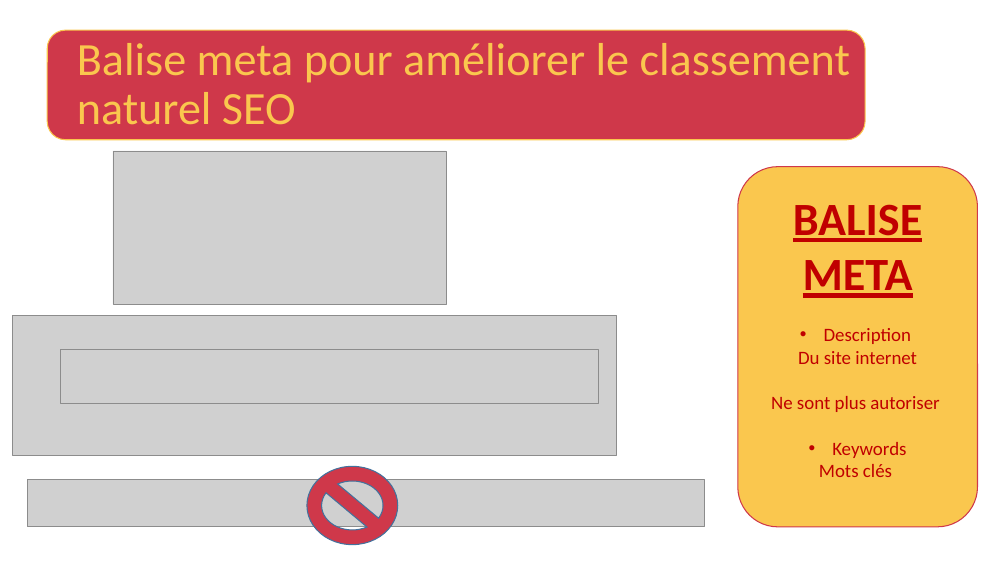
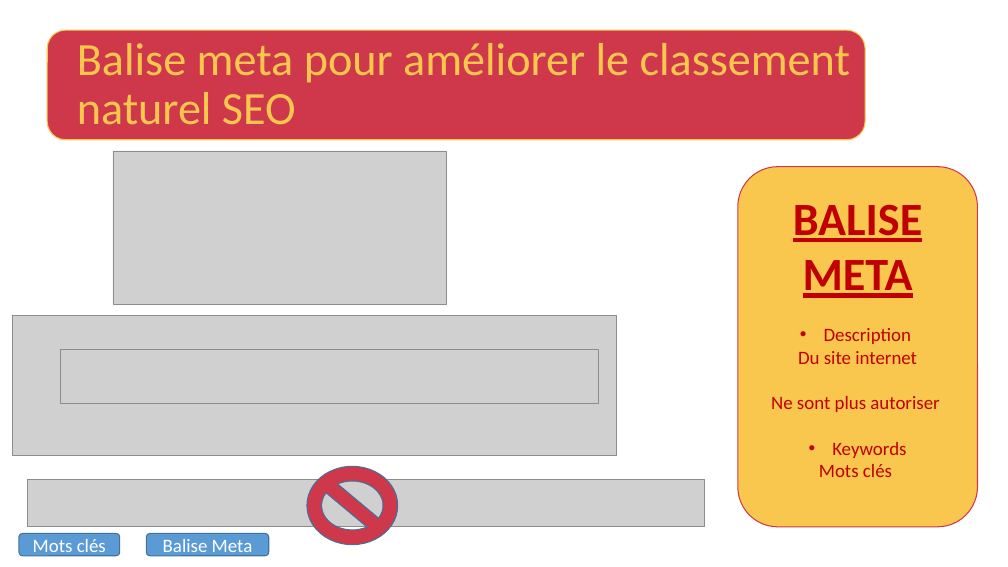
Before and after one commit to devfredgithub/CHOUETTEAGENCE, a slide deck: slide 5 of chouette agence [Enregistrement automatique].pptx (slide 13 before the commit). Drawn at 1008x567 pixels with LibreOffice and Linux fonts; fonts in the diff are those of the drawing; grey boxes stand for pictures. Boxes give left, top, right and bottom in pixels: in the first picture for what was removed or moved away, otherwise in the second. Text is boxed around its words. In the diff, an @@ line names an element or a change of style, - is before the commit and + after.

```diff
--- a/chouette agence [Enregistrement automatique].pptx
+++ b/chouette agence [Enregistrement automatique].pptx
@@ rounded rectangle added at (19,534,119,557), fill #5B9BD5, outline #43739E 1 pt, 18 pt, text #FFFFFF @@
+Mots clés
@@ rounded rectangle added at (147,534,269,557), fill #5B9BD5, outline #43739E 1 pt, 18 pt, text #FFFFFF @@
+Balise Meta
```
Also in this commit, not shown: 10 other slides changed, 1 slide removed.
